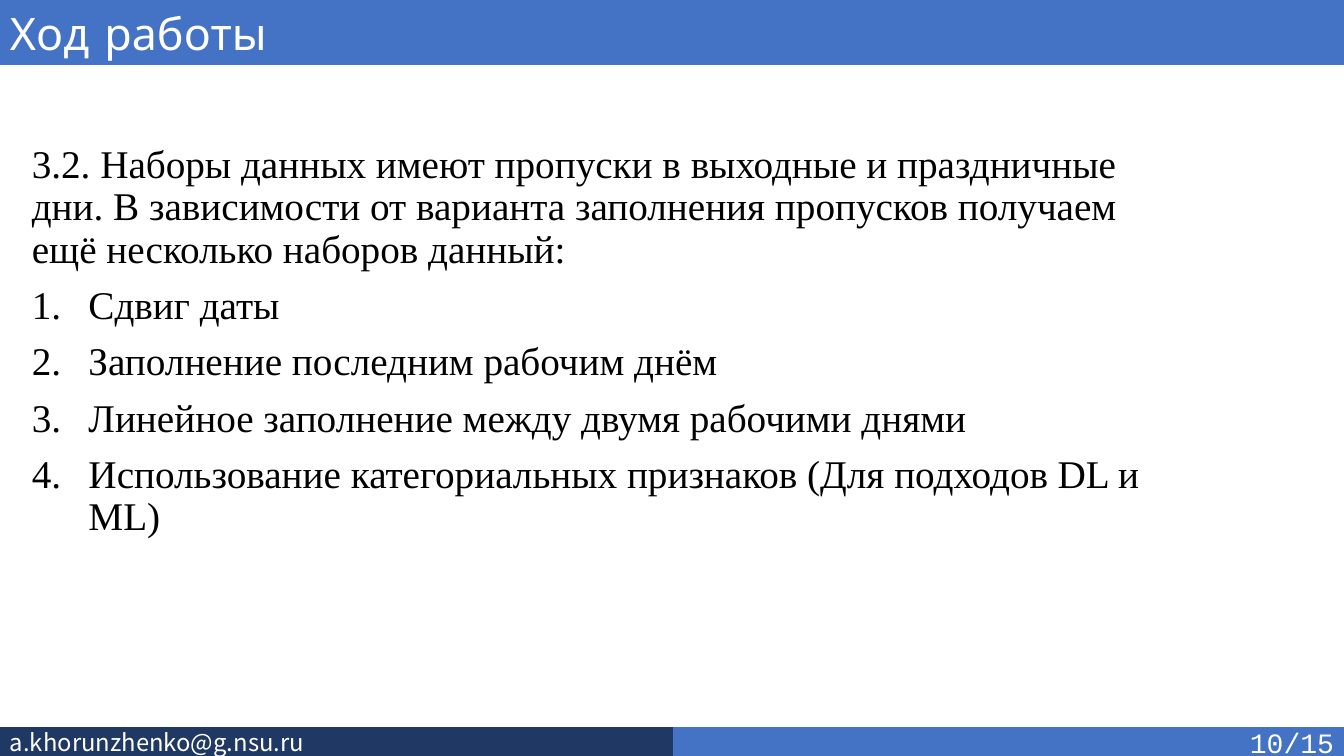
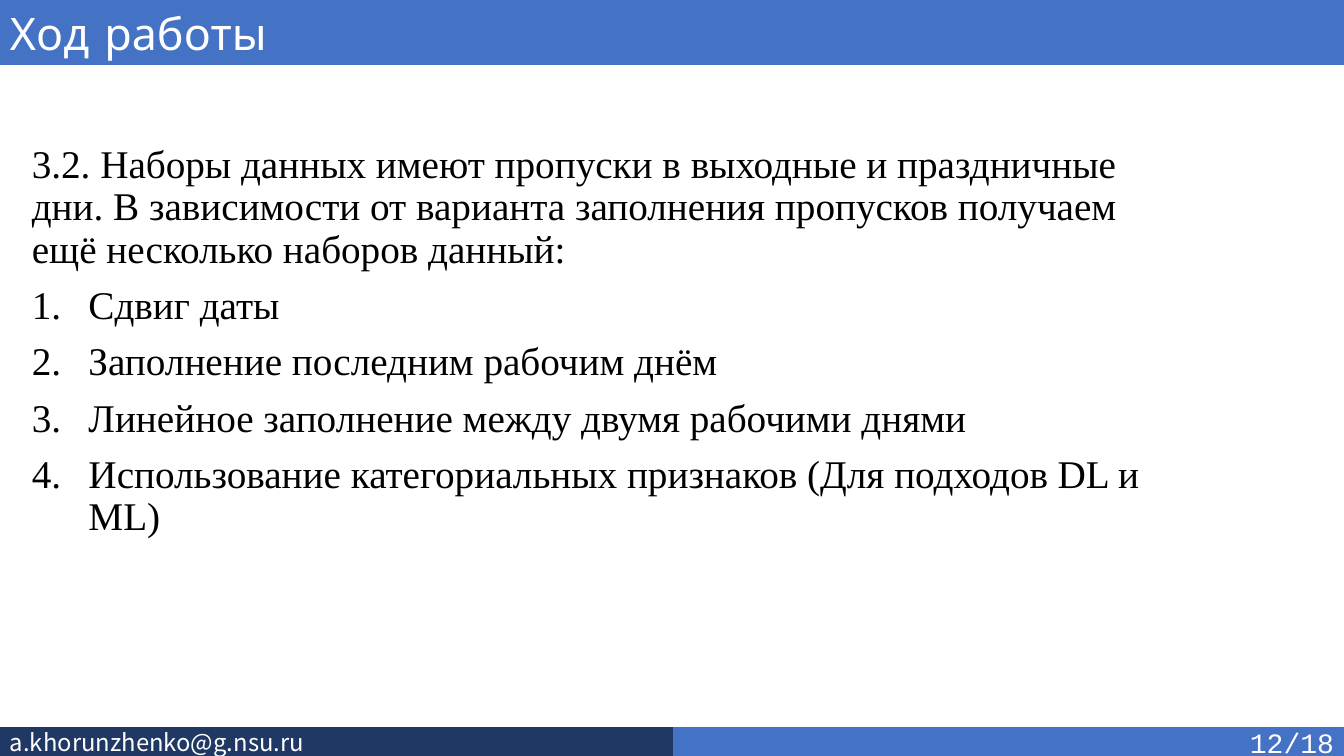
Before and after one commit to SkivHisink/MasterWork, a slide deck: slide 13 of Text/Хорунженко_презентация_3_сем.pptx (slide 11 before the commit). Drawn at 1344x756 pixels with LibreOffice and Linux fonts; fonts in the diff are those of the drawing. Boxes give left, top, right and bottom in pixels: in the first picture for what was removed or moved away, otherwise in the second. Text is boxed around its words. In the diff, an @@ line names an element or a change of style, - is before the commit and + after.

```diff
--- a/Text/Хорунженко_презентация_3_сем.pptx
+++ b/Text/Хорунженко_презентация_3_сем.pptx
@@ text in rectangle at [1250,733,1334,754]: text changed @@
-10/15
+12/18
@@ text removed at [1321,724,1334,751] @@
-8
```
Also in this commit, not shown: 15 other slides changed, 3 slides added, 1 other file.
